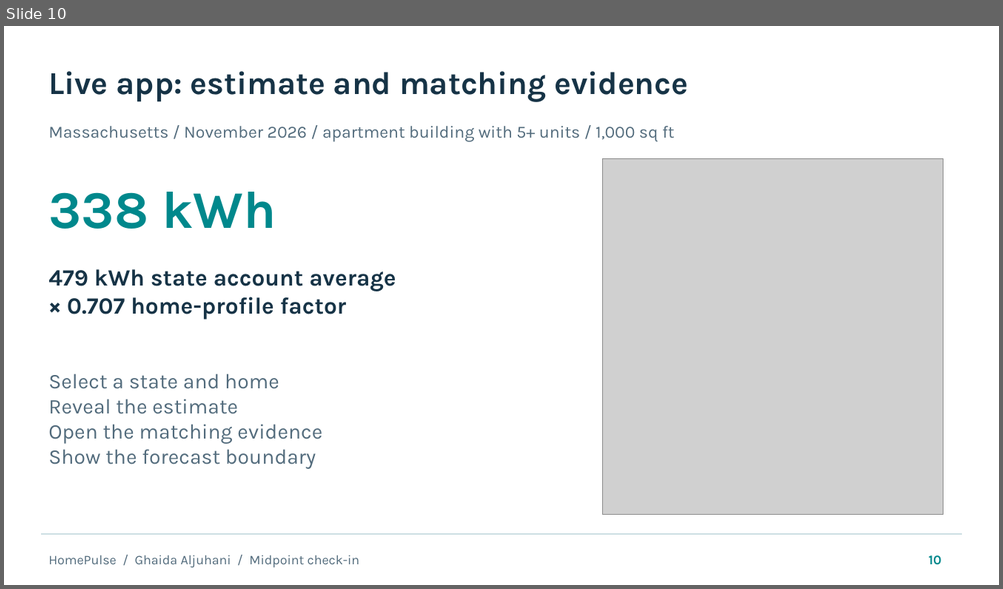
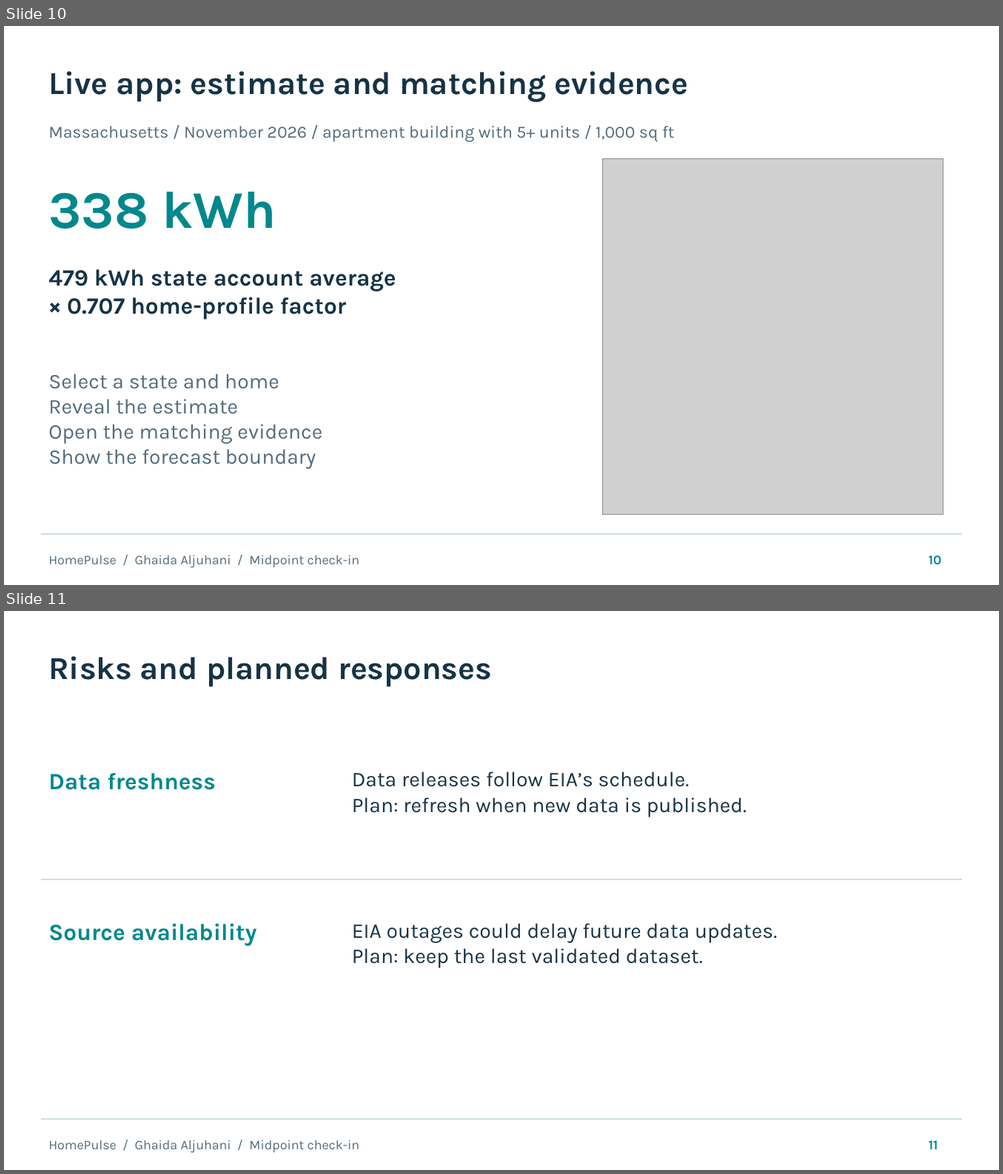
Before and after one commit to Ghaida486/1.125_HomePulse-, a slide deck: docs/midpoint/HomePulse_Deliverable_2_Final.pptx. Shown one above the other, each under a label of ours: slide 10 before the commit, slides 10 and 11 after it. The pictures are 1003x589 and 1003x1174 pixels, drawn with LibreOffice and Linux fonts; fonts in the diff are those of the drawing; grey boxes stand for pictures. Boxes give left, top, right and bottom in pixels: in the first picture for what was removed or moved away, otherwise in the second. Text is boxed around its words. In the diff, an @@ line names an element or a change of style, - is before the commit and + after.

Commit message:
Align midpoint documentation and closing slides with recorded video

```diff
--- a/docs/midpoint/HomePulse_Deliverable_2_Final.pptx
+++ b/docs/midpoint/HomePulse_Deliverable_2_Final.pptx
@@ slide 11 added at (4,611,999,1170), background #FFFFFF @@
@@ text added at (48,656,492,687), 30.8 pt, text #163346, bold @@
+Risks and planned responses
@@ text added at (48,773,216,790), 22.5 pt, text #00888C, bold @@
+Data freshness
@@ text added at (352,772,746,817), 20.2 pt, text #163346 @@
+Data releases follow EIA’s schedule.
+Plan: refresh when new data is published.
@@ rectangle added at (41,879,962,880), fill #CDDFE3, outline #CDDFE3 0.75 pt @@
@@ text added at (48,923,257,946), 22.5 pt, text #00888C, bold @@
+Source availability
@@ text added at (352,923,777,968), 20.2 pt, text #163346 @@
+EIA outages could delay future data updates.
+Plan: keep the last validated dataset.
@@ rectangle added at (41,1119,962,1120), fill #CDDFE3, outline #CDDFE3 0.75 pt @@
@@ text added at (48,1140,360,1153), 12.8 pt, text #526B7C @@
+HomePulse / Ghaida Aljuhani / Midpoint check-in
@@ text added at (928,1141,938,1150), 12.8 pt, text #00888C, bold @@
+11
```
Also in this commit, not shown: 1 slide changed, 1 slide removed, 6 other files.
